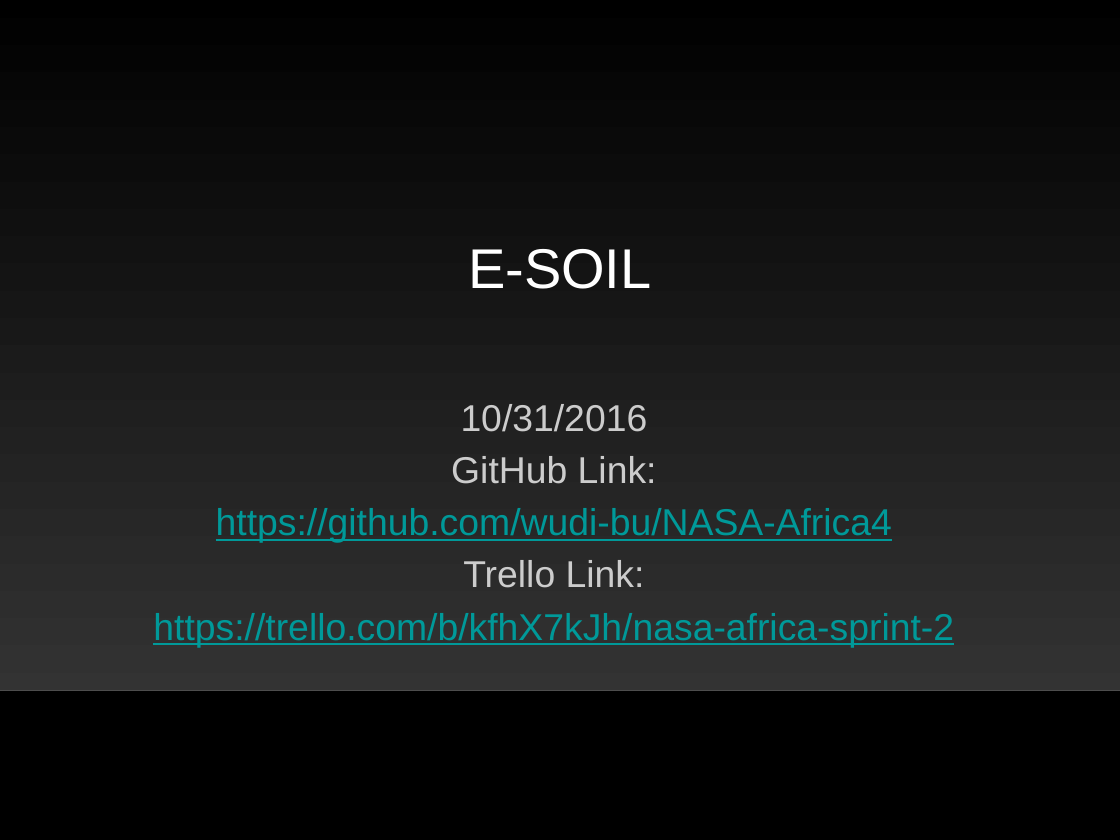
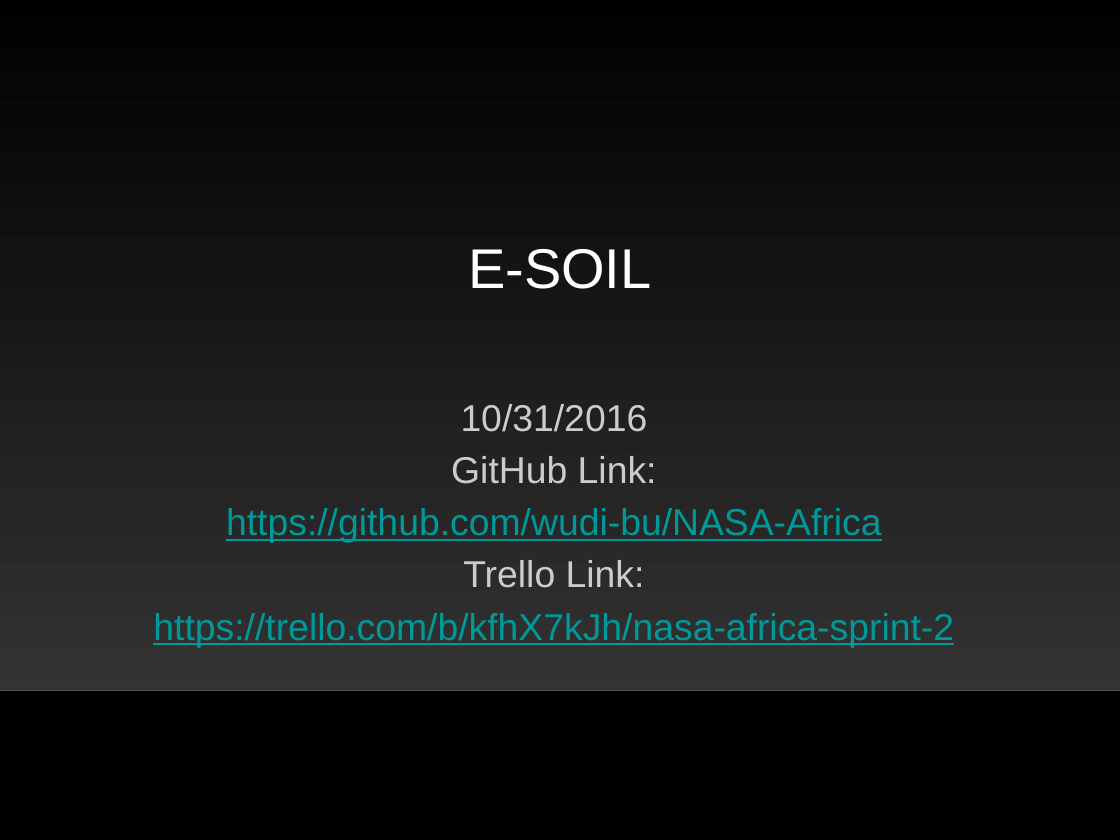
Before and after one commit to wudi-bu/NASA-Africa, a slide deck: slide 1 of Sprint2/Presentation/Second Sprint Presentation.ppt.pptx. Drawn at 1120x840 pixels with LibreOffice and Linux fonts; fonts in the diff are those of the drawing; background and template pictures are left out. Boxes give left, top, right and bottom in pixels: in the first picture for what was removed or moved away, otherwise in the second. Text is boxed around its words. In the diff, an @@ line names an element or a change of style, - is before the commit and + after.

Commit message:
gitlink correction

```diff
--- a/Sprint2/Presentation/Second Sprint Presentation.ppt.pptx
+++ b/Sprint2/Presentation/Second Sprint Presentation.ppt.pptx
@@ subtitle at bbox=[226, 508, 881, 543]: text changed @@
-https://github.com/wudi-bu/NASA-Africa4
+https://github.com/wudi-bu/NASA-Africa
```
